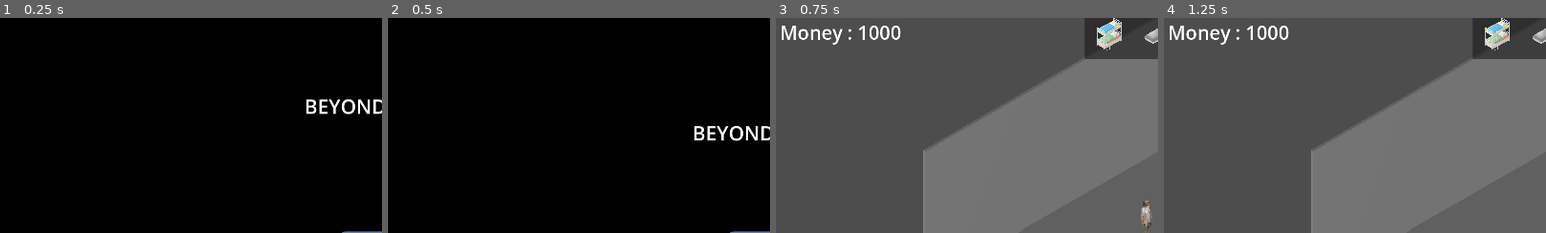
Above: before the commit, frames 1-4 (left to right).
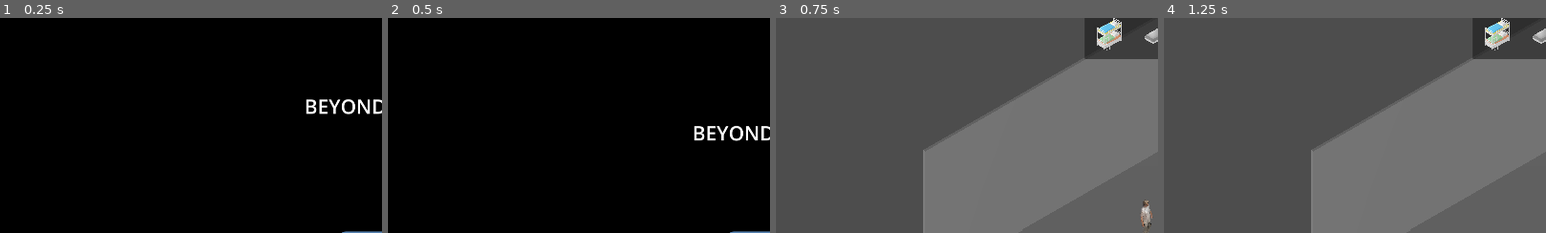
Above: after the commit, the same moments.

Repository: ygr671/beyond-the-ice
Game: Godot game, scene res://menu_principal/menu_principal.tscn
The game is run twice, just before and just after one commit, with the same random seed, the same clock (stepped at 60 frames per second) and the same inputs.
Inputs:
- Up to frame 1 (0.25 s): no input
- Up to frame 2 (0.5 s): no input
- Up to frame 3 (0.75 s): click "START" at 0.5 s
- Up to frame 4 (1.25 s): no input
The pictures show only the part of the screen within x 0-50%, y 1-51%; the shares and areas given below are measured in that part.

Frames 1-2 are identical in both runs. In frame 3, 0.8% of the frame differs, in the area x 1-33%, y 3-13%; in frame 4, 0.8%.

Commit message:
Suppression fonctionnalité Money

Diff:
--- a/Scenes/UIObjectsSelection.tscn
+++ b/Scenes/UIObjectsSelection.tscn
@@ -81,16 +81,6 @@
 item_0/icon = ExtResource("1_uhs4y")
 item_1/icon = ExtResource("2_lkon2")
 item_2/icon = ExtResource("3_sbbsm")
-
-[node name="Label" type="Label" parent="."]
-layout_mode = 1
-anchors_preset = -1
-offset_left = 10.0
-offset_top = 10.0
-offset_right = 239.74365
-offset_bottom = 130.72818
-theme_override_font_sizes/font_size = 48
-text = "Money : -1"
 
 [node name="PanelContainer" type="PanelContainer" parent="."]
 layout_mode = 1
--- a/Scripts/ui_objects_selection.gd
+++ b/Scripts/ui_objects_selection.gd
@@ -7,33 +7,25 @@
 @onready var placedObjects = get_tree().get_current_scene().get_node("PlacedObjects")
 @onready var infoBubble = $InfoBubble
 
-
 var camera
 var instance
 var placing = false
 var can_place = false
-var money:int = 1000
 var lastExpenses: Array[int]
 var rotating = false # Pour l'anim sinon on peut spam
 @onready var item_list = $ItemList
-@onready var labelMoney = $Label
+
 
 func _ready():
 	camera = get_viewport().get_camera_3d()
-	set_money(money);
+
 
 func _unhandled_input(event: InputEvent) -> void:
 	if event.is_action_pressed("left_click") and can_place:
-		if enough_money(instance.price):
-			add_money(-lastExpenses[lastExpenses.size()-1])
-			placing = false
-			can_place = false
-			instance.placed()
-			item_list.deselect_all()
-			show_floating_text(-instance.price, instance.global_transform.origin, get_tree().current_scene)
-		else:
-			show_info_bubble()
-
+		placing = false
+		can_place = false
+		instance.placed()
+		item_list.deselect_all()
 
 	if event.is_action_pressed("r") and instance and placing and !rotating:
 		rotating = true
@@ -104,29 +96,11 @@
 	placing = true
 	placedObjects.add_child(instance)
 
-func set_money(value: int):
-	labelMoney.text = "Money : " + str(value)
-
-func add_money(value: int):
-	money += value
-	set_money(money)
-
-func enough_money(price: int) -> bool:
-	if (money - price) >= 0:
-		lastExpenses.append(price)
-		return true
-	return false
-
-func show_info_bubble() -> void:
-	infoBubble.visible = true
-	await get_tree().create_timer(3).timeout
-	infoBubble.visible = false
 
 func undo_placement() -> void:
 	if placedObjects.get_child_count() > 0 and lastExpenses.size() > 0:
 			var lastObject = placedObjects.get_child(placedObjects.get_child_count() - 1)
 			var sum = lastObject.price
-			add_money(lastExpenses.pop_back())
 			show_floating_text(sum, lastObject.global_transform.origin, get_tree().current_scene)
 			lastObject.queue_free()
 
Not shown, changed: salle_modele.glb.import
